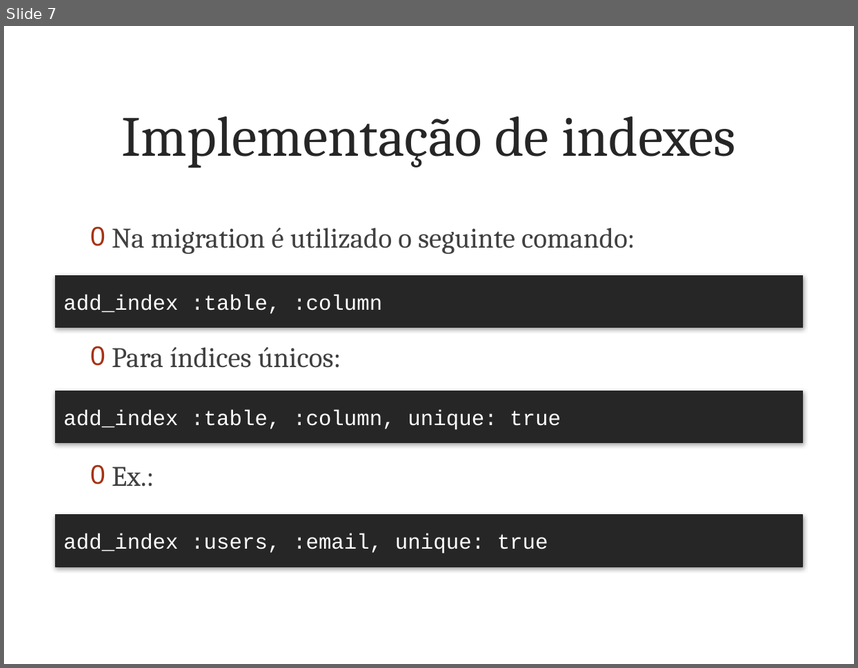
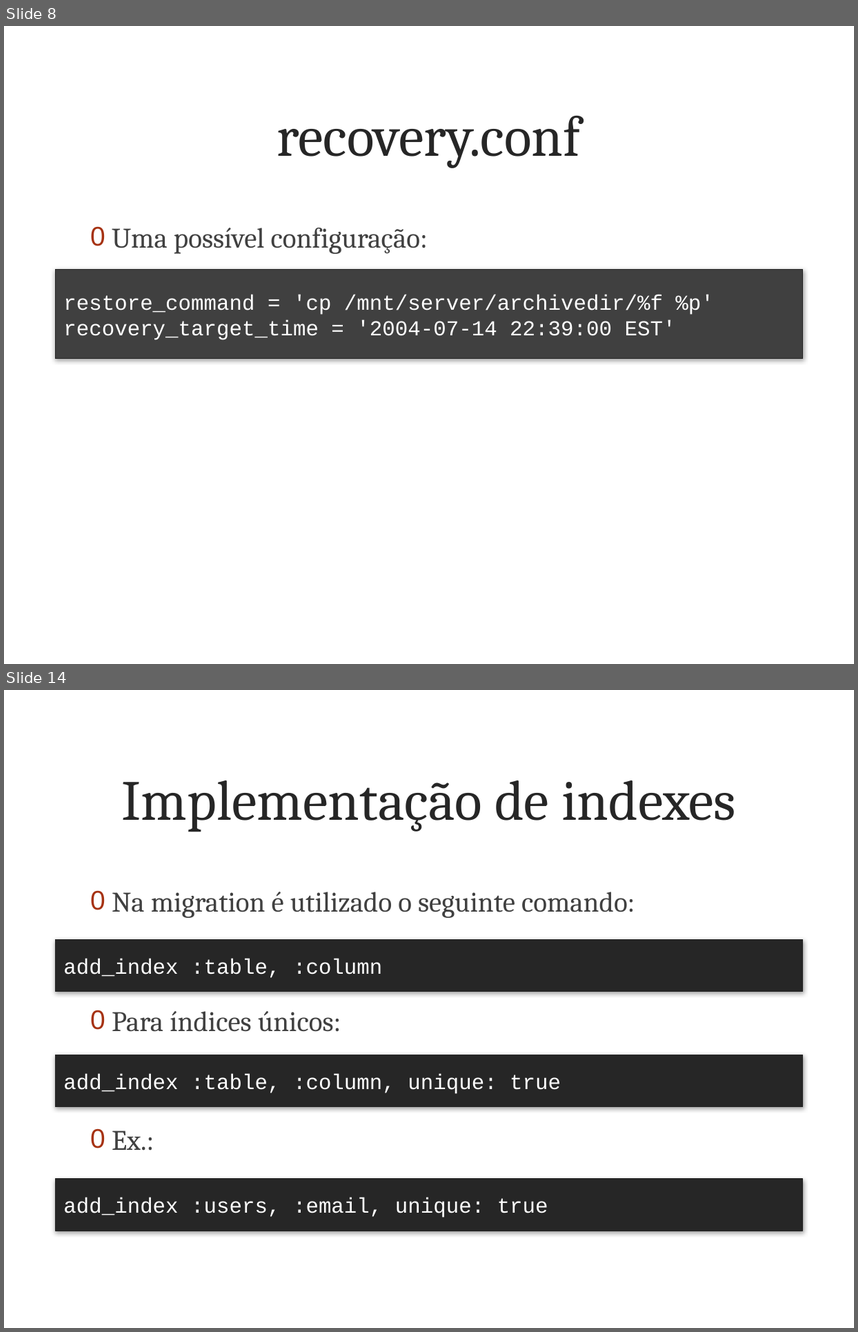
Before and after one commit to marcoafilho/my-last-project, a slide deck: doc/articles/part3/presentation.pptx. Shown one above the other, each under a label of ours: slide 7 before the commit, slides 8 and 14 after it; the slides between them are not shown. The pictures are 858x668 and 858x1332 pixels, drawn with LibreOffice and Linux fonts; fonts in the diff are those of the drawing; background and template pictures are left out. Boxes give left, top, right and bottom in pixels: in the first picture for what was removed or moved away, otherwise in the second. Text is boxed around its words. In the diff, an @@ line names an element or a change of style, - is before the commit and + after.

```diff
--- a/doc/articles/part3/presentation.pptx
+++ b/doc/articles/part3/presentation.pptx
@@ slide 8 added at bbox=[4, 26, 854, 664], background picture (left out) @@
@@ title added at bbox=[277, 115, 581, 168], 48 pt, text #262626 @@
+recovery.conf
@@ text added at bbox=[112, 227, 428, 254], 24 pt, text #404040 @@
+0 Uma possível configuração:
@@ rectangle added at bbox=[55, 269, 802, 359], fill #404040, outline #262626 0.75 pt, 18 pt, text #FFFFFF @@
+restore_command = 'cp /mnt/server/archivedir/%f %p'
+recovery_target_time = '2004-07-14 22:39:00 EST'
@@ what was slide 7 is now slide 14 @@
```
Also in this commit, not shown: 1 slide changed, 11 other slides added, 5 slides removed, 39 other files.
